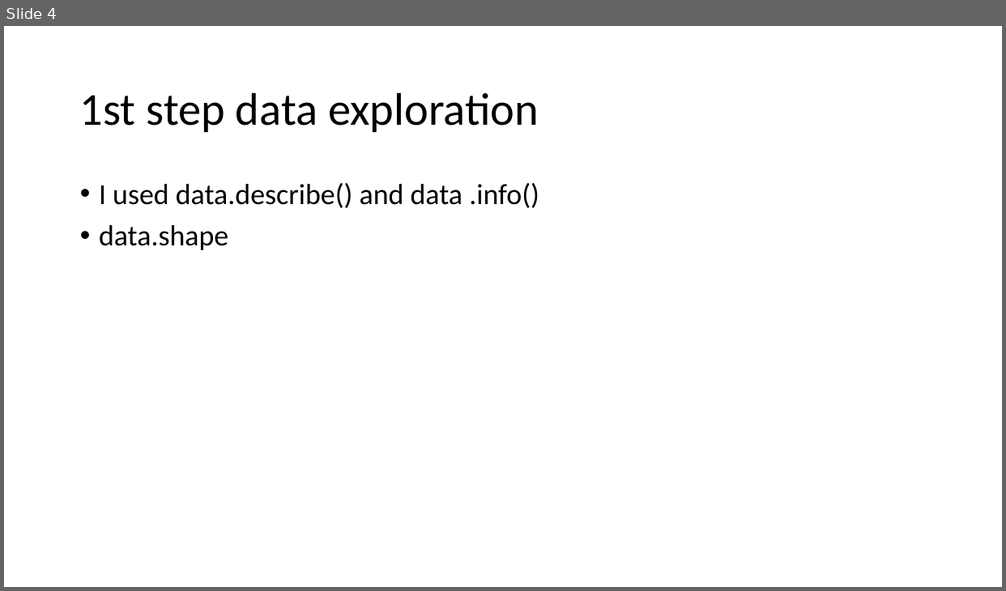
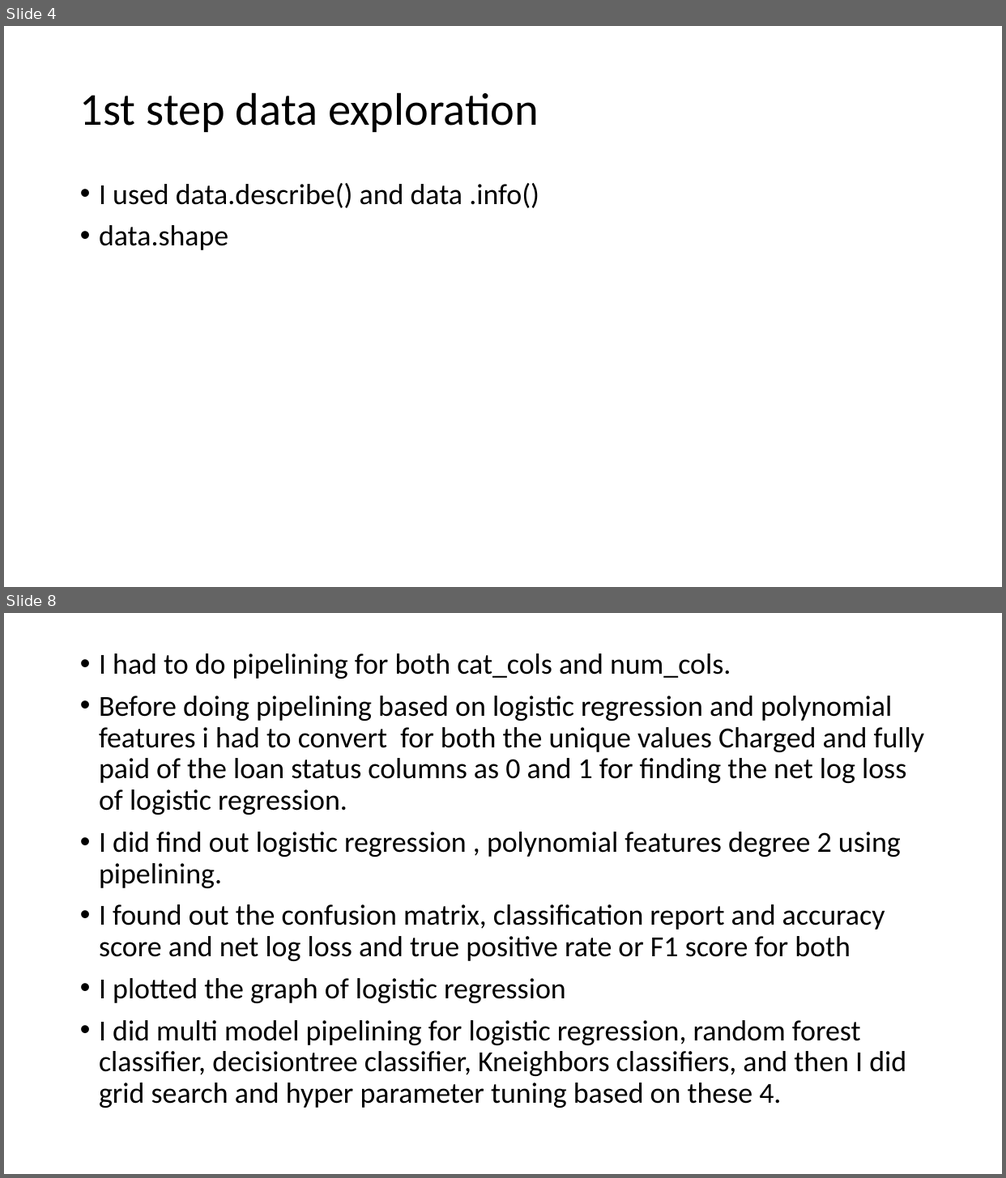
Before and after one commit to adityaravichander45/october-wkshop, a slide deck: Hackathon workshop.pptx. Shown one above the other, each under a label of ours: slide 4 before the commit, slides 4 and 8 after it; the slides between them are not shown. The pictures are 1006x591 and 1006x1178 pixels, drawn with LibreOffice and Linux fonts; fonts in the diff are those of the drawing. Boxes give left, top, right and bottom in pixels: in the first picture for what was removed or moved away, otherwise in the second. Text is boxed around its words. In the diff, an @@ line names an element or a change of style, - is before the commit and + after.

```diff
--- a/Hackathon workshop.pptx
+++ b/Hackathon workshop.pptx
@@ slide 8 added at bbox=[4, 613, 1002, 1174], background #FFFFFF @@
@@ text added at bbox=[99, 653, 925, 1108], 28 pt, text #000000 @@
+• I had to do pipelining for both cat_cols and num_cols.
+• Before doing pipelining based on logistic regression and polynomial features i had to convert for both the unique values Charged and fully paid of the loan status columns as 0 and 1 for finding the net log loss of logistic regression.
+• I did find out logistic regression , polynomial features degree 2 using pipelining.
+• I found out the confusion matrix, classification report and accuracy score and net log loss and true positive rate or F1 score for both
+• I plotted the graph of logistic regression
+• I did multi model pipelining for logistic regression, random forest classifier, decisiontree classifier, Kneighbors classifiers, and then I did grid search and hyper parameter tuning based on these 4.
```
Also in this commit, not shown: 1 slide changed, 2 other slides added.
